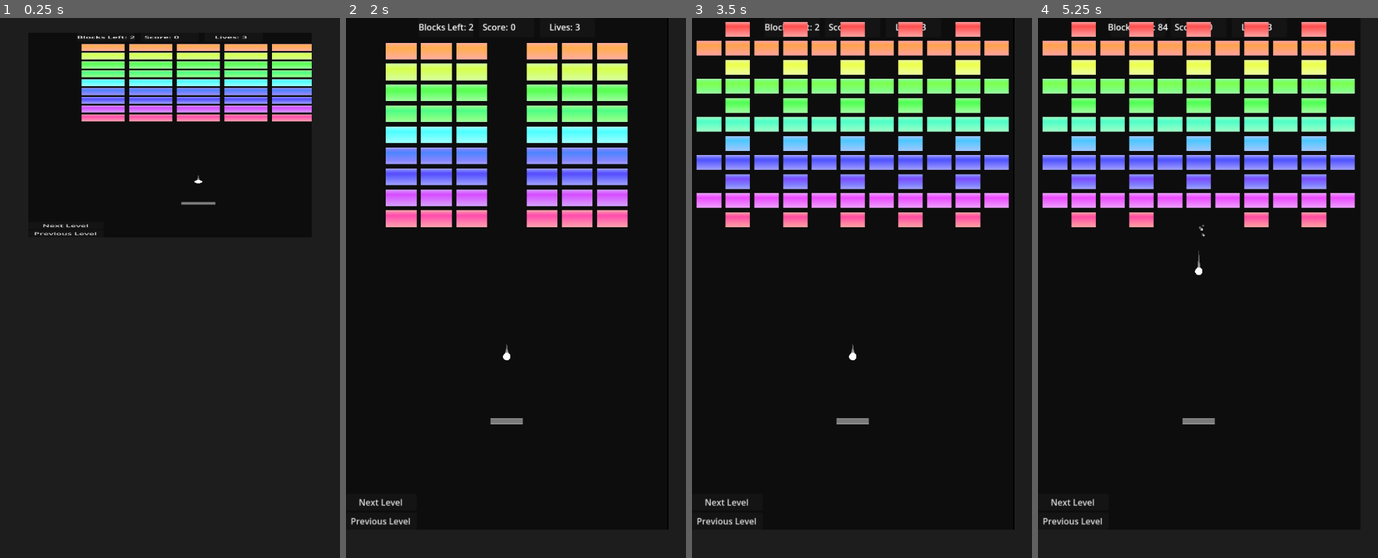
Above: before the commit, frames 1-4 (left to right).
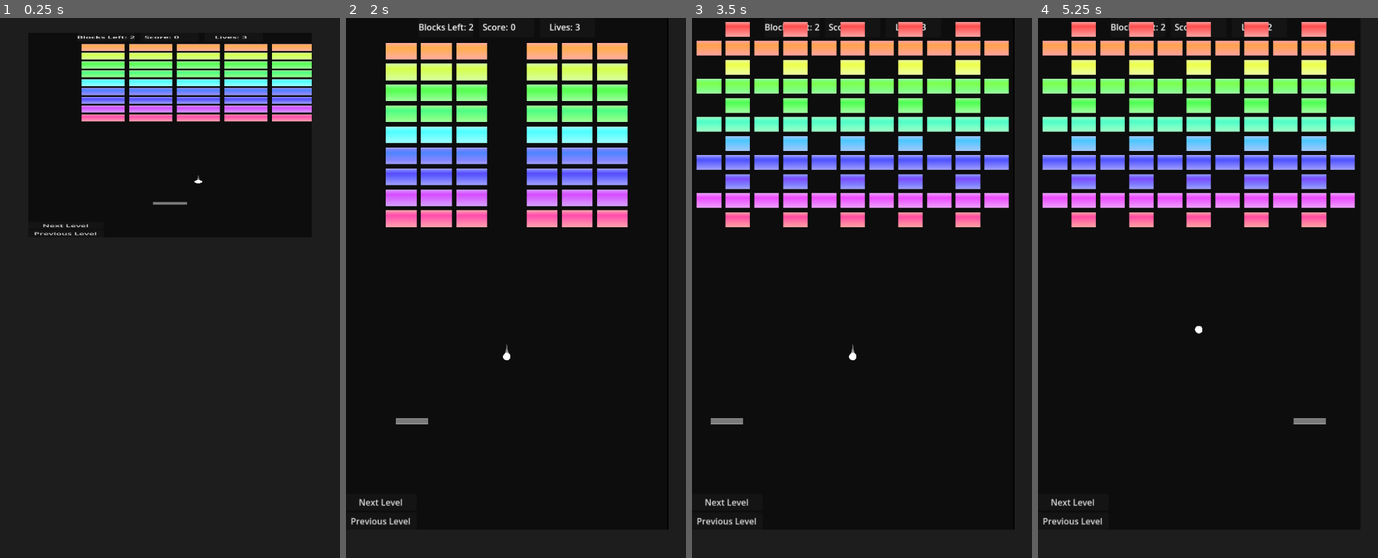
Above: after the commit, the same moments.

Repository: ProudFridge/Breakout
Game: Godot game, scene res://test/node.tscn
Two runs of this game, one before a commit and one after it. Both use one fixed random seed, a clock stepped at 60 frames per second and the inputs below. This scene is started directly instead of the project's main scene. Sound files missing from this copy of the repository are replaced by a short silence.
Inputs (mouse positions are in pixels of both pictures, inside the frame that each line leads up to):
- Up to frame 1 (0.25 s): no input
- Up to frame 2 (2 s): click "Previous Level" at 0.5 s; click "Next Level" at 1.25 s
- Up to frame 3 (3.5 s): click "Previous Level" at 2 s; click "Next Level" at 2.75 s
- Up to frame 4 (5.25 s): click "Next Level" at 3.5 s; tap Enter at 4.25 s; move the mouse to (1191, 396) at 4.27 s; hold Up from 4.28 s (still down); tap Shift (dash) at 4.35 s; click (1191, 396) at 4.42 s; move the mouse to (1310, 369) at 5.02 s; tap Alt at 5.1 s; click (1310, 369) at 5.17 s

The runs differ from the first frame. In frame 1, 0.1% of the frame differs, in the area x 44-64%, y 34-35%; in frame 2, 0.2%; in frame 3, 0.2%; in frame 4, 0.6%, in the area x 20-85%, y 1-76%.

Commit message:
Add ability system and a clone ability

Diff:
--- a/project.godot
+++ b/project.godot
@@ -46,6 +46,7 @@
 [global_group]
 
 BottomWall=""
+Ball=""
 
 [input]
 
--- /dev/null
+++ b/scenes/ability/ability.gd
@@ -0,0 +1,27 @@
+extends CharacterBody2D
+class_name Ability
+
+var abilityType: AbilityType
+var applyAbility: Callable
+
+const ABILITY: Resource = preload("uid://qlrevi4e1u2")
+
+func _ready() -> void:
+	velocity = Vector2(0, 100)
+
+func _physics_process(delta: float) -> void:
+	move_and_slide()
+
+
+func create(position: Vector2, type: AbilityType) -> void:
+	var ability: Ability = ABILITY.instantiate()
+	ability.position = position
+
+func use_ability() -> void:
+	print("32")
+
+enum AbilityType {
+	NONE,
+	CLONE,
+	SHOOT
+}
--- /dev/null
+++ b/scenes/ability/ability.tscn
@@ -0,0 +1,16 @@
+[gd_scene format=3 uid="uid://qlrevi4e1u2"]
+
+[ext_resource type="Script" uid="uid://bd3nwgll1tuxh" path="res://scenes/ability/ability.gd" id="1_k5b0n"]
+[ext_resource type="Texture2D" uid="uid://ccpe11f3ap40g" path="res://icon.svg" id="2_cx84a"]
+
+[sub_resource type="CircleShape2D" id="CircleShape2D_2m7xh"]
+
+[node name="Ability" type="CharacterBody2D" unique_id=1480663031]
+script = ExtResource("1_k5b0n")
+
+[node name="CollisionShape2D" type="CollisionShape2D" parent="." unique_id=228239382]
+shape = SubResource("CircleShape2D_2m7xh")
+
+[node name="Sprite2D" type="Sprite2D" parent="." unique_id=1388708943]
+scale = Vector2(0.109375, 0.109375015)
+texture = ExtResource("2_cx84a")
--- a/scenes/arena/arena.tscn
+++ b/scenes/arena/arena.tscn
@@ -4,6 +4,7 @@
 [ext_resource type="PackedScene" uid="uid://crl3sjvrqcwai" path="res://scenes/managers/game_manager/game_manager.tscn" id="1_u52cf"]
 [ext_resource type="PackedScene" uid="uid://x512y2sg1mhi" path="res://scenes/managers/boundary_manager/boundary_manager.tscn" id="2_2ml6w"]
 [ext_resource type="PackedScene" uid="uid://blmhj0qtrvphf" path="res://scenes/managers/block_manager/block_manager.tscn" id="2_ii07k"]
+[ext_resource type="PackedScene" uid="uid://br1t2orfmy61y" path="res://scenes/managers/ability_manager/ability_manager.tscn" id="5_s83md"]
 [ext_resource type="Script" uid="uid://c08c1s1psljyd" path="res://scenes/arena/ui/blocks_left.gd" id="6_ii07k"]
 [ext_resource type="Script" uid="uid://b8i4rgwx54w7n" path="res://scenes/arena/ui/score_count.gd" id="6_jx0ua"]
 [ext_resource type="Script" uid="uid://blvoilddcboll" path="res://scenes/arena/ui/lives_left.gd" id="7_u52cf"]
@@ -26,12 +27,17 @@
 [node name="Arena" type="Node2D" unique_id=2083693325]
 script = ExtResource("1_ii07k")
 
-[node name="BlockManager" parent="." unique_id=46482369 instance=ExtResource("2_ii07k")]
+[node name="BlockManager" parent="." unique_id=46482369 node_paths=PackedStringArray("abilityManager") instance=ExtResource("2_ii07k")]
+abilityManager = NodePath("../AbilityManager")
 
 [node name="GameManager" parent="." unique_id=2062060914 node_paths=PackedStringArray("blockManager") instance=ExtResource("1_u52cf")]
 blockManager = NodePath("../BlockManager")
 
 [node name="BoundaryManager" parent="." unique_id=850233231 instance=ExtResource("2_2ml6w")]
+
+[node name="AbilityManager" parent="." unique_id=2139786975 node_paths=PackedStringArray("blockManager", "gameManager") instance=ExtResource("5_s83md")]
+blockManager = NodePath("../BlockManager")
+gameManager = NodePath("../GameManager")
 
 [node name="Camera2D" type="Camera2D" parent="." unique_id=301651378]
 visible = false
--- a/scenes/arena/ui/blocks_left.gd
+++ b/scenes/arena/ui/blocks_left.gd
@@ -9,5 +9,5 @@
 func _on_block_manager_block_added(_block: Block) -> void:
 	text = str(block_manager._block_instances.size())
 
-func _on_block_manager_block_removed(_block: Block) -> void:
+func _on_block_manager_block_removed(_block: Block, ball: Ball) -> void:
 	text = str(block_manager._block_instances.size())
--- a/scenes/arena/ui/score_count.gd
+++ b/scenes/arena/ui/score_count.gd
@@ -6,5 +6,5 @@
 	text = "0"
 	block_manager.block_removed.connect(_on_block_manager_block_removed)
 
-func _on_block_manager_block_removed(_block: Block) -> void:
+func _on_block_manager_block_removed(_block: Block, ball: Ball) -> void:
 	text = str(int(text) + 10)
--- a/scenes/ball/ball.gd
+++ b/scenes/ball/ball.gd
@@ -33,13 +33,17 @@
 		var body: Node = collision.get_collider()
 
 		if body.is_in_group("BottomWall"):
-			reset_ball()
-			died.emit()
+			print(_get_ball_count())
+			if _get_ball_count() <= 1:
+				reset_ball()
+				died.emit()
+			else:
+				delete()
 		else:
 			AudioManager.play_sound("bounce")
 
 		if body is Block:
-			body.take_damage(damage)
+			body.take_damage(damage, self)
 
 			collision_particles.position = position
 			collision_particles.emitting = true
@@ -65,6 +69,10 @@
 func delete() -> void:
 	queue_free()
 
+## Counts the amount of Ball nodes in the scene tree
+func _get_ball_count() -> int:
+	return get_tree().get_nodes_in_group("Ball").size()
+
 ## Resets the ball's position and clears the trail
 func reset_ball() -> void:
 	position = initial_position
--- a/scenes/ball/ball.tscn
+++ b/scenes/ball/ball.tscn
@@ -40,7 +40,7 @@
 scale_curve = SubResource("CurveTexture_stoaj")
 color_initial_ramp = SubResource("GradientTexture1D_stoaj")
 
-[node name="Ball" type="CharacterBody2D" unique_id=71320122]
+[node name="Ball" type="CharacterBody2D" unique_id=71320122 groups=["Ball"]]
 z_index = 1
 collision_layer = 2
 motion_mode = 1
--- a/scenes/block/block.gd
+++ b/scenes/block/block.gd
@@ -5,8 +5,9 @@
 var initialHealth: float
 var initialColor: Color
 var blockManager: BlockManager
+var ability: Ability.AbilityType = Ability.AbilityType.NONE
 
-
+#TODO: maybe move into a component node
 var effectTime: float = 0.2
 var effectScale: Vector2 = Vector2(0.7, 0.7)
 var blockSize: Vector2 = Vector2(45, 15)
@@ -20,10 +21,10 @@
 	update_health_label()
 
 # Decreases the block's health
-func take_damage(damage: float) -> void:
+func take_damage(damage: float, ball: Ball) -> void:
 	health = health - damage
 	if health == 0:
-		blockManager.remove_block(self)
+		blockManager.remove_block(self, ball)
 		delete()
 	update_health_label()
 
--- /dev/null
+++ b/scenes/managers/ability_manager/ability_manager.gd
@@ -0,0 +1,20 @@
+extends Node
+class_name AbilityManager
+
+@export var blockManager: BlockManager
+@export var gameManager: GameManager
+
+const BALL: Resource = preload("uid://dpwwvkfv48suw")
+
+# Called when the node enters the scene tree for the first time.
+func _ready() -> void:
+	blockManager.block_removed.connect(_on_block_manager_block_removed)
+
+
+func _on_block_manager_block_removed(block: Block, ball: Ball) -> void:
+	if block.ability == Ability.AbilityType.CLONE:
+		print("CLONE")
+		var ballInstance: Ball = BALL.instantiate()
+		ballInstance.position = ball.position - Vector2(10, 10)
+		ballInstance.initial_vector = ball.velocity.normalized().rotated(randf_range(-PI / 6, PI / 6))
+		add_child(ballInstance)
--- /dev/null
+++ b/scenes/managers/ability_manager/ability_manager.tscn
@@ -0,0 +1,6 @@
+[gd_scene format=3 uid="uid://br1t2orfmy61y"]
+
+[ext_resource type="Script" uid="uid://ctk4sbb7lvo4f" path="res://scenes/managers/ability_manager/ability_manager.gd" id="1_sxv0x"]
+
+[node name="AbilityManager" type="Node" unique_id=2139786975]
+script = ExtResource("1_sxv0x")
--- a/scenes/managers/block_manager/block_manager.gd
+++ b/scenes/managers/block_manager/block_manager.gd
@@ -5,8 +5,8 @@
 @export var block_amount: Vector2i = Vector2i(3,2)
 @export var block_padding: Vector2 = Vector2(8, 8)
 @export var grid_padding: Vector2 = Vector2(10, 10)
-#@export var grid_area: Vector2
 @export var show_grid_area: bool = false
+@export var abilityManager: AbilityManager
 
 @onready var grid_area_highlight: ColorRect = $GridArea
 
@@ -17,7 +17,7 @@
 static var levels: Array = []
 
 signal block_added(block: Block)
-signal block_removed(block: Block)
+signal block_removed(block: Block, ball: Ball)
 signal level_won()
 
 func _ready() -> void:
@@ -45,7 +45,7 @@
 					bPosition.x = row * (blockPadding.x + blockSize.x) + gridPadding.x + blockSize.x / 2
 					bPosition.y = column * (blockPadding.y + blockSize.y) + gridPadding.y + blockSize.y / 2
 
-					instantiate_block(bPosition, blockSize, color)
+					_instantiate_block(bPosition, blockSize, color)
 
 # Adds a block to the block instances array
 func add_block(block_instance: Block) -> void:
@@ -54,10 +54,10 @@
 		block_added.emit(block_instance)
 
 # Removes a block from the block instances array
-func remove_block(block_instance: Block) -> void:
+func remove_block(block_instance: Block, ball: Ball) -> void:
 	if block_instance in _block_instances:
 		_block_instances.erase(block_instance)
-		block_removed.emit(block_instance)
+		block_removed.emit(block_instance, ball)
 
 		# Detects if the player has won
 		if _block_instances.size() == 0:
@@ -73,7 +73,7 @@
 func toggle_grid_area_visibilty() -> void:
 	grid_area_highlight.visible = not grid_area_highlight.visible
 
-func instantiate_block(position: Vector2, size: Vector2, color: Color) -> void:
+func _instantiate_block(position: Vector2, size: Vector2, color: Color) -> void:
 	var blockInstance: Block = block.instantiate()
 	self.add_block(blockInstance)
 
@@ -81,6 +81,9 @@
 	blockInstance.set_size(size)
 	blockInstance.initialColor = color
 	blockInstance.position = position
+
+	if (randf_range(0, 1) < 0.2):
+		blockInstance.ability = Ability.AbilityType.CLONE
 
 	add_child(blockInstance)
 
--- a/scenes/managers/game_manager/game_manager.gd
+++ b/scenes/managers/game_manager/game_manager.gd
@@ -13,12 +13,13 @@
 
 static var currentLevel: int = 0
 var ball: Ball
+var paddle: Paddle
 
 signal life_changed(lives: int)
 signal level_lost()
 
 func _ready() -> void:
-	var paddle: Paddle = PADDLE.instantiate()
+	paddle = PADDLE.instantiate()
 	ball = BALL.instantiate()
 
 	paddle.position = Vector2(Global.windowSize.x / 2, Global.windowSize.y - 200)
--- a/scenes/paddle/paddle.gd
+++ b/scenes/paddle/paddle.gd
@@ -8,13 +8,13 @@
 
 func _physics_process(delta: float) -> void:
 	# Get the input direction and handle the movement/deceleration.
-	var direction: float= Input.get_axis("move_left", "move_right")
-	if direction:
-		velocity.x = direction * SPEED
-	else:
-		velocity.x = move_toward(velocity.x, 0, SPEED)
-
-	#position.x = get_global_mouse_position().x
+	#var direction: float= Input.get_axis("move_left", "move_right")
+	#if direction:
+		#velocity.x = direction * SPEED
+	#else:
+		#velocity.x = move_toward(velocity.x, 0, SPEED)
+	#
+	position.x = get_global_mouse_position().x
 
 	# Handle the paddle tilt
 	if Input.is_action_pressed("tilt_right"):
@@ -24,4 +24,10 @@
 	else:
 		rotation = move_toward(rotation, 0, tiltAccel * delta)
 
-	move_and_slide()
+	var collision: KinematicCollision2D = move_and_collide(velocity * delta)
+
+	# Bounces the ball whenever there's a collision
+	if collision:
+		var body: Node = collision.get_collider()
+		if body is Ability:
+			(body as Ability).use_ability()
Not shown, added: scenes/ability/ability.gd.uid
Not shown, added: scenes/managers/ability_manager/ability_manager.gd.uid
